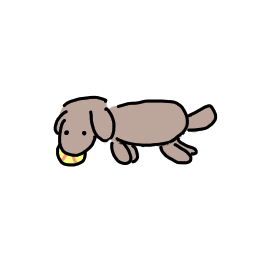
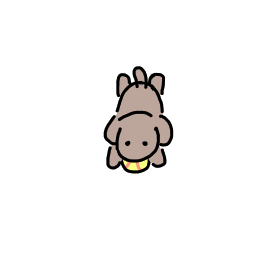
Comparing the layer stacks of the two (256, 256) images. Changes:
painted on "Original sprites" over [53, 66, 218, 174]
